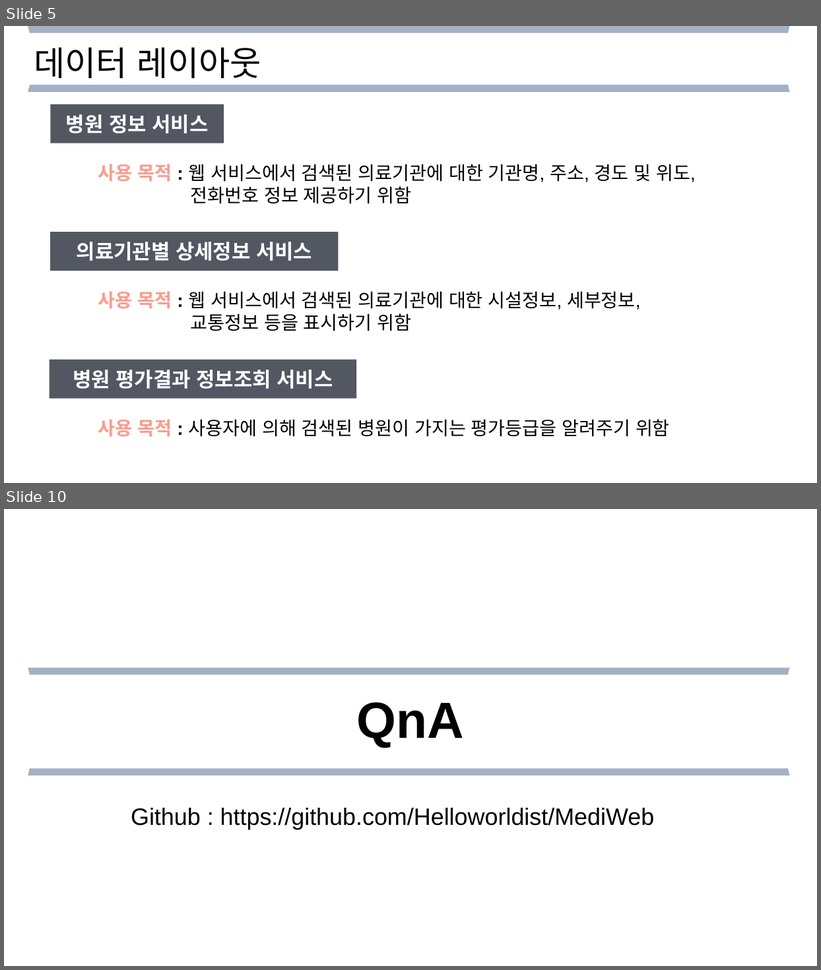
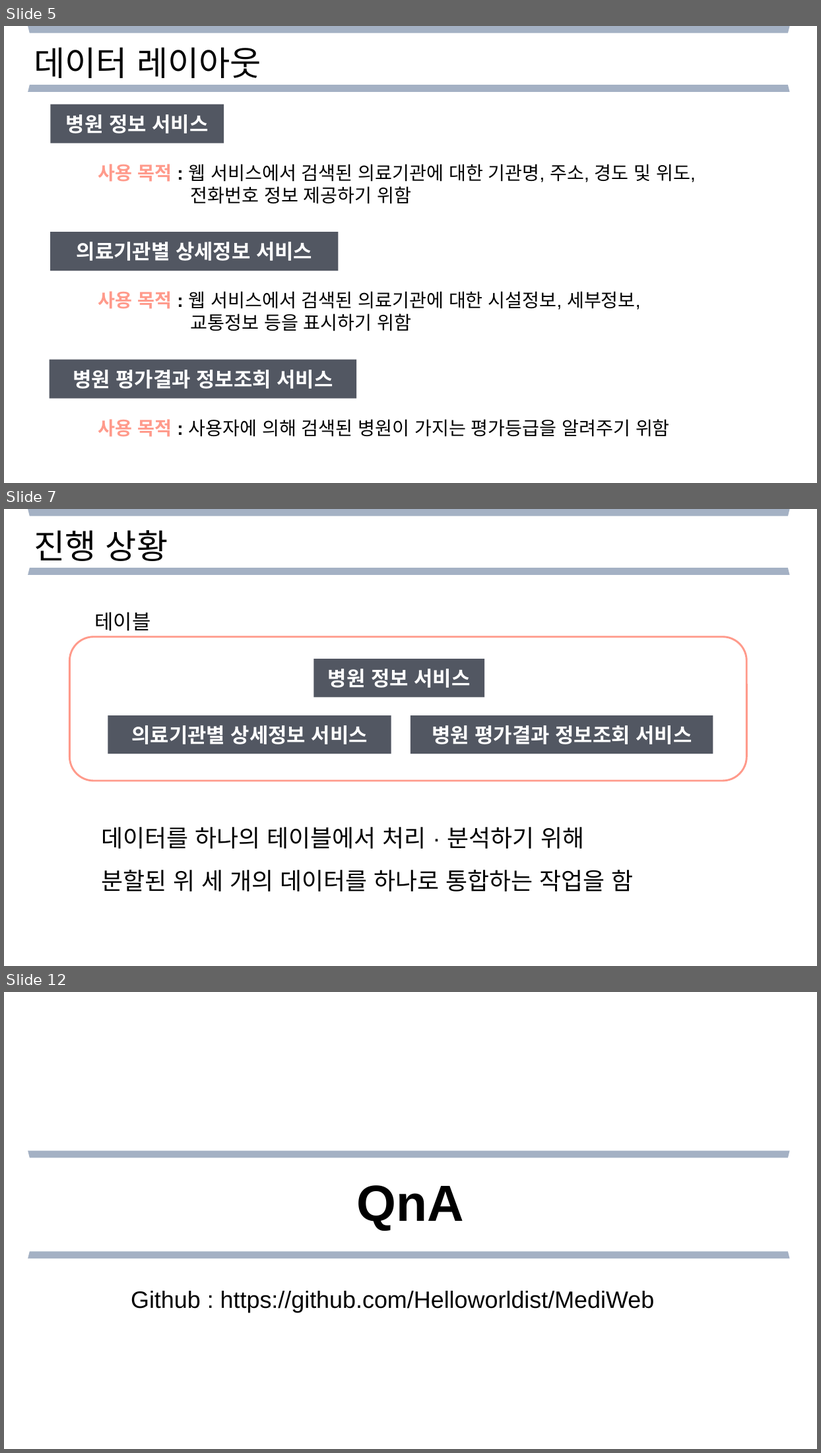
Before and after one commit to Helloworldist/MediWeb, a slide deck: ppt/3주차 발표_3조.pptx. Shown one above the other, each under a label of ours: slides 5 and 10 before the commit, slides 5, 7 and 12 after it; the slides between them are not shown. The pictures are 821x970 and 821x1453 pixels, drawn with LibreOffice and Linux fonts; fonts in the diff are those of the drawing. Boxes give left, top, right and bottom in pixels: in the first picture for what was removed or moved away, otherwise in the second. Text is boxed around its words. In the diff, an @@ line names an element or a change of style, - is before the commit and + after.

```diff
--- a/ppt/3주차 발표_3조.pptx
+++ b/ppt/3주차 발표_3조.pptx
@@ slide 7 added at [4, 509, 817, 966], background #FFFFFF @@
@@ trapezoid added at [28, 509, 789, 516], fill #A4B1C4 @@
@@ text added at [34, 530, 168, 561], 40 pt, text #000000 @@
+진행 상황
@@ trapezoid added at [28, 568, 789, 575], fill #A4B1C4 @@
@@ text added at [95, 612, 151, 631], 24 pt, text #000000 @@
+테이블
@@ group added at [70, 637, 747, 781]: 3 rectangles, 1 rounded rectangle @@
+병원 정보 서비스
+의료기관별 상세정보 서비스
+병원 평가결과 정보조회 서비스
@@ text added at [101, 827, 634, 892], 28 pt, text #000000 @@
+데이터를 하나의 테이블에서 처리 · 분석하기 위해
+분할된 위 세 개의 데이터를 하나로 통합하는 작업을 함
@@ what was slide 10 is now slide 12 @@
```
Also in this commit, not shown: 7 slides changed, 1 other slide added.
